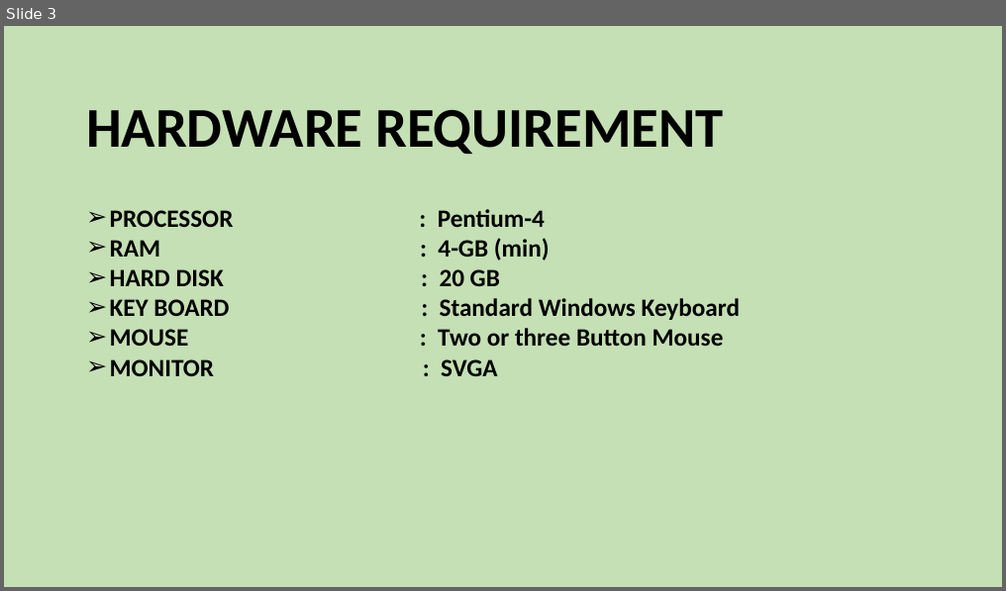
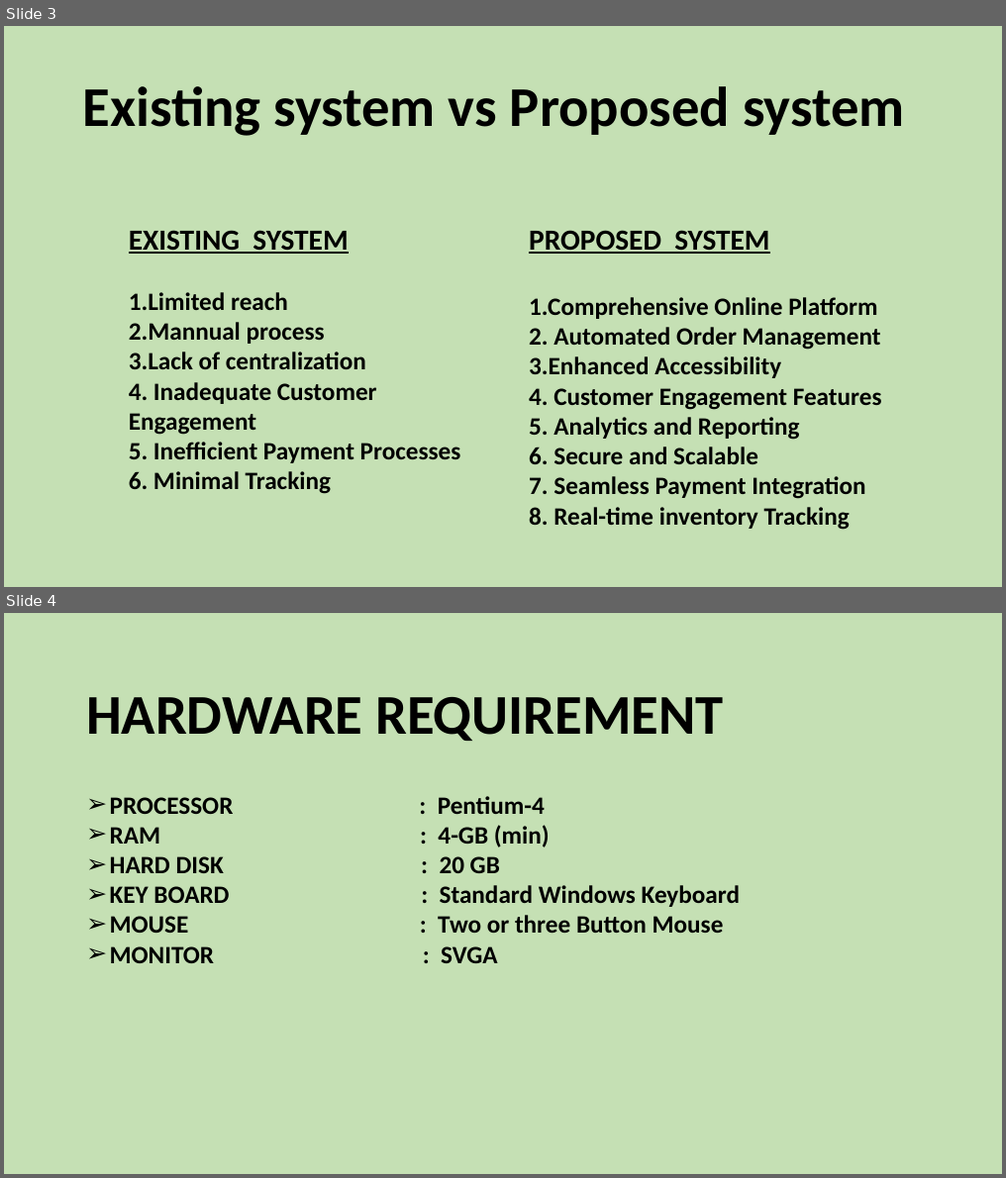
Before and after one commit to Ganesh01110/coffee-shop-fullstack2, a slide deck: configimg/sem-4project/sem4-presentation-1GaneshSahu.pptx. Shown one above the other, each under a label of ours: slide 3 before the commit, slides 3 and 4 after it. The pictures are 1006x591 and 1006x1178 pixels, drawn with LibreOffice and Linux fonts; fonts in the diff are those of the drawing. Boxes give left, top, right and bottom in pixels: in the first picture for what was removed or moved away, otherwise in the second. Text is boxed around its words. In the diff, an @@ line names an element or a change of style, - is before the commit and + after.

```diff
--- a/configimg/sem-4project/sem4-presentation-1GaneshSahu.pptx
+++ b/configimg/sem-4project/sem4-presentation-1GaneshSahu.pptx
@@ slide 3 added at bbox=[4, 26, 1002, 587], background #C5E0B4 @@
@@ text added at bbox=[83, 86, 905, 136], 54 pt, text #000000, bold @@
+Existing system vs Proposed system
@@ text added at bbox=[129, 230, 461, 494], 24 pt, text #000000, bold @@
+EXISTING SYSTEM
+1.Limited reach
+2.Mannual process
+3.Lack of centralization
+4. Inadequate Customer Engagement
+5. Inefficient Payment Processes
+6. Minimal Tracking
@@ text added at bbox=[529, 230, 882, 530], 24 pt, text #000000, bold @@
+PROPOSED SYSTEM
+1.Comprehensive Online Platform
+2. Automated Order Management
+3.Enhanced Accessibility
+4. Customer Engagement Features
+5. Analytics and Reporting
+6. Secure and Scalable
+7. Seamless Payment Integration
+8. Real-time inventory Tracking
@@ what was slide 3 is now slide 4 @@
```
Also in this commit, not shown: 2 slides changed, 12 other slides added, 1 slide removed, 22 other files.
